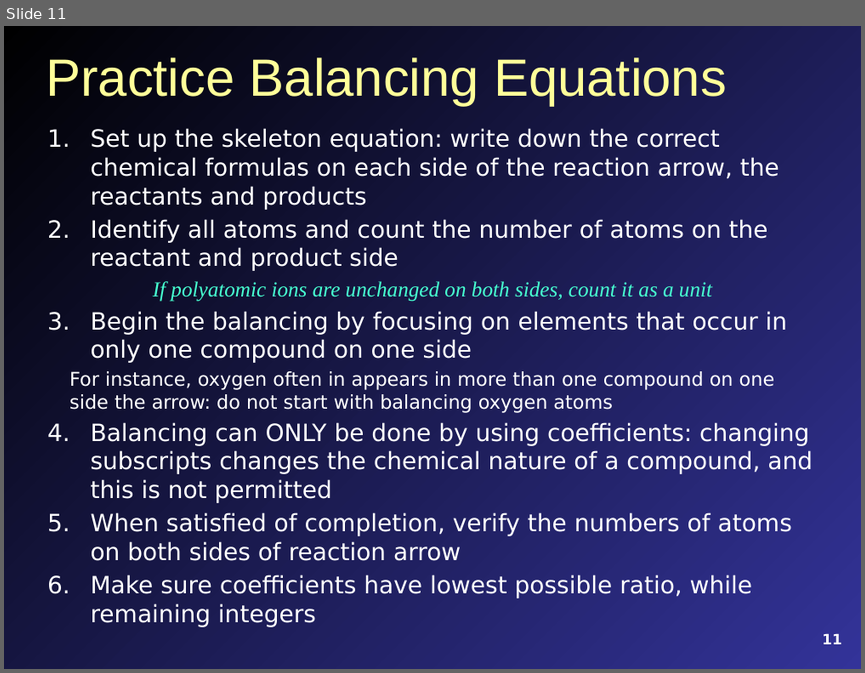
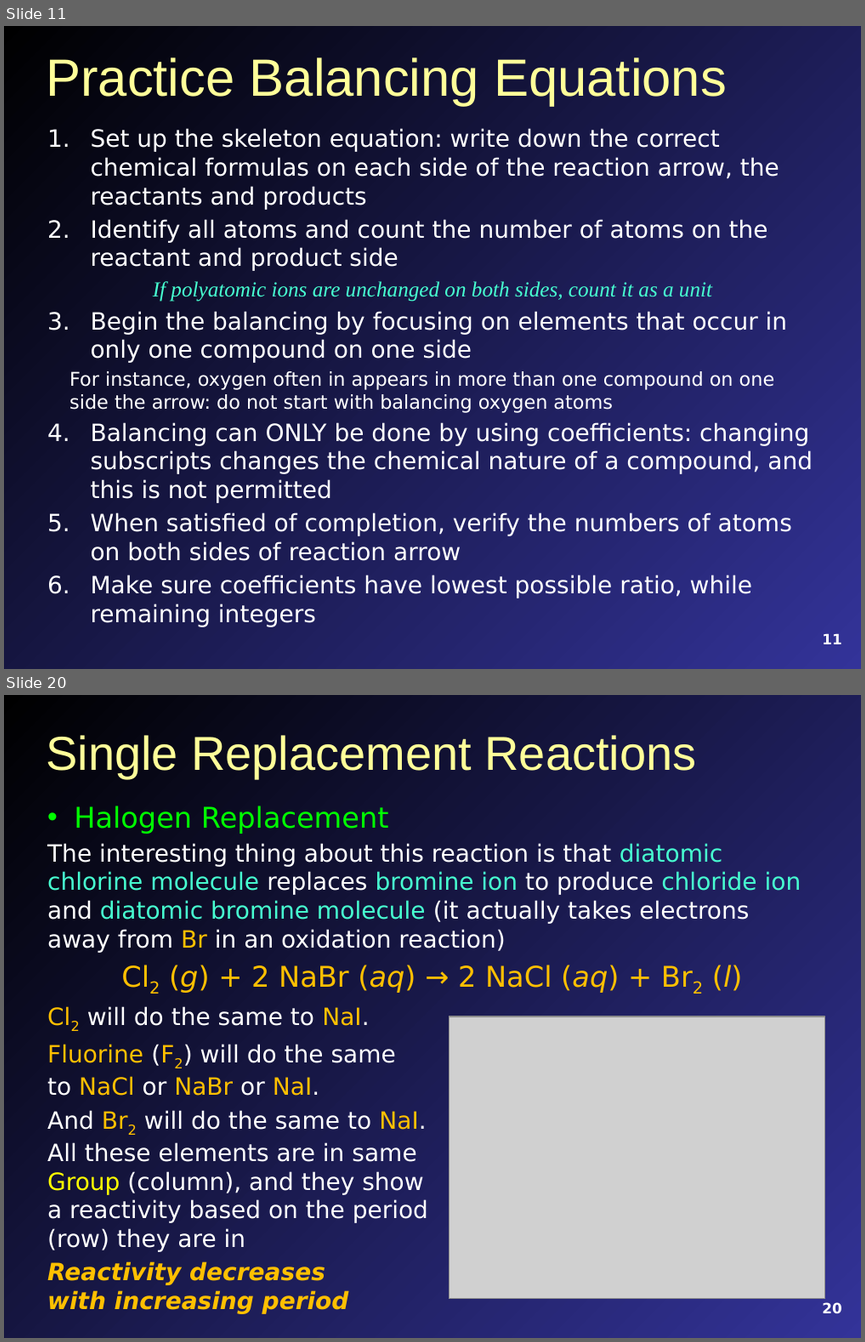
Before and after one commit to mavigozler/mavigozler.github.io, a slide deck: Teaching/Chemistry/Lecture Slides/FCC Chem 3A Chap 10 Content.pptx. Shown one above the other, each under a label of ours: slide 11 before the commit, slides 11 and 20 after it; the slides between them are not shown. The pictures are 865x673 and 865x1342 pixels, drawn with LibreOffice and Linux fonts; fonts in the diff are those of the drawing; grey boxes stand for pictures. Boxes give left, top, right and bottom in pixels: in the first picture for what was removed or moved away, otherwise in the second. Text is boxed around its words. In the diff, an @@ line names an element or a change of style, - is before the commit and + after.

```diff
--- a/Teaching/Chemistry/Lecture Slides/FCC Chem 3A Chap 10 Content.pptx
+++ b/Teaching/Chemistry/Lecture Slides/FCC Chem 3A Chap 10 Content.pptx
@@ slide 20 added at [4,695,861,1338], background gradient #000000 to #333399 @@
@@ title added at [46,735,697,778], 40 pt, text #FFFF99 @@
+Single Replacement Reactions
@@ text added at [47,805,801,1314], 20 pt, text #FFFFFF @@
+• Halogen Replacement
+The interesting thing about this reaction is that diatomic chlorine molecule replaces bromine ion to produce chloride ion and diatomic bromine molecule (it actually takes electrons away from Br in an oxidation reaction)
+Cl2 (g) + 2 NaBr (aq) → 2 NaCl (aq) + Br2 (l)
+Cl2 will do the same to NaI.
+Fluorine (F2) will do the same
+to NaCl or NaBr or NaI.
+And Br2 will do the same to NaI.
+All these elements are in same
+Group (column), and they show
+a reactivity based on the period
+(row) they are in
+Reactivity decreases
+with increasing period
@@ picture added at [449,1016,825,1299] @@
@@ page number added at [822,1302,841,1314], 12 pt, text #FFFFFF, bold @@
+20
```
Also in this commit, not shown: 6 slides changed, 25 other slides added, 3 slides removed, 4 other files.
